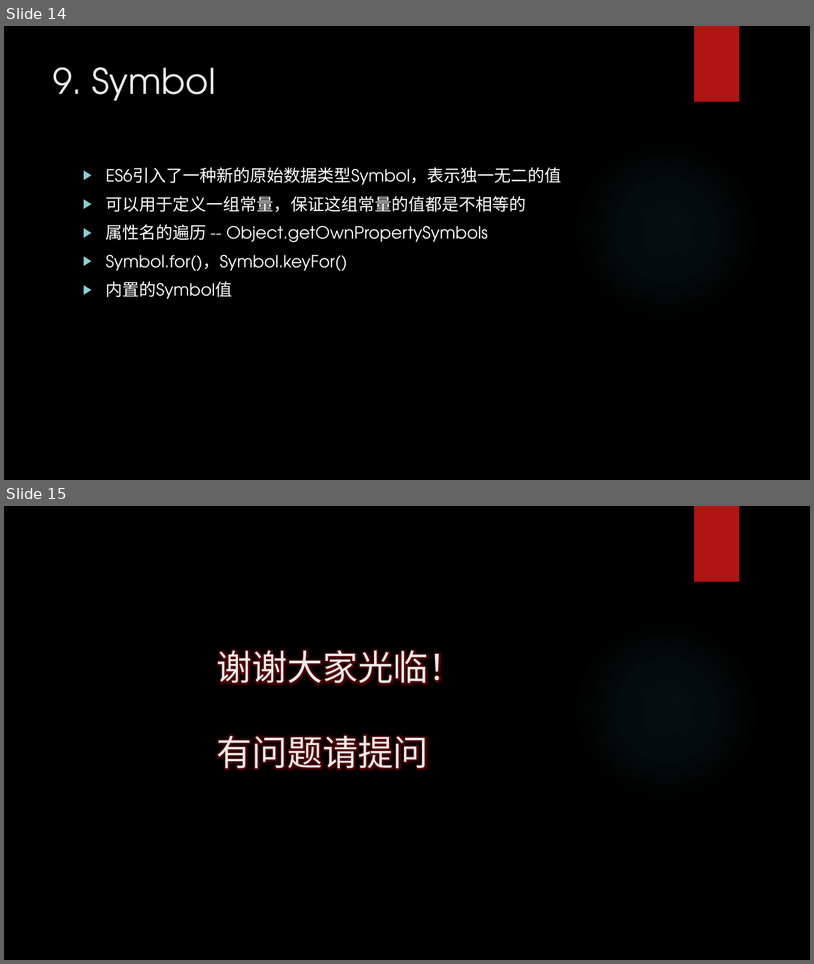
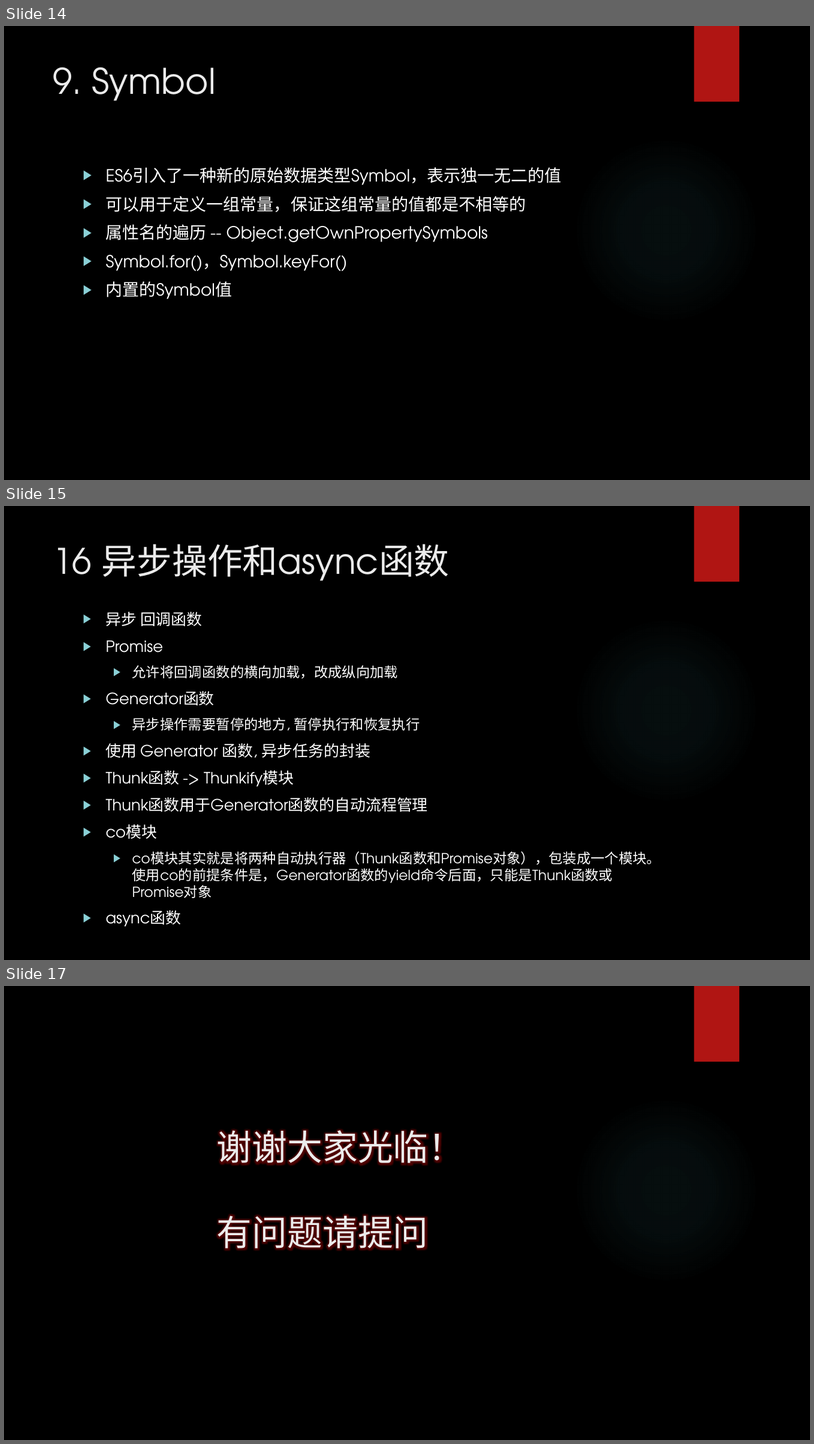
Before and after one commit to Edward-Li/Babel-ES6-Lessons, a slide deck: ES6 .pptx. Shown one above the other, each under a label of ours: slides 14 and 15 before the commit, slides 14, 15 and 17 after it; the slides between them are not shown. The pictures are 814x964 and 814x1444 pixels, drawn with LibreOffice and Linux fonts; fonts in the diff are those of the drawing; background and template pictures are left out. Boxes give left, top, right and bottom in pixels: in the first picture for what was removed or moved away, otherwise in the second. Text is boxed around its words. In the diff, an @@ line names an element or a change of style, - is before the commit and + after.

```diff
--- a/ES6 .pptx
+++ b/ES6 .pptx
@@ slide 15 added at (x1=4, y1=506, x2=810, y2=960), background picture (left out); not listed: 2 template elements that a slide beside it also shows @@
@@ title added at (x1=53, y1=544, x2=450, y2=581), 42 pt, text #EBEBEB @@
+16 异步操作和async函数
@@ text added at (x1=106, y1=612, x2=661, y2=926), 16.6 pt, text #FFFFFF @@
+▶ 异步 回调函数
+▶ Promise
+  ▶ 允许将回调函数的横向加载，改成纵向加载
+▶ Generator函数
+  ▶ 异步操作需要暂停的地方, 暂停执行和恢复执行
+▶ 使用 Generator 函数, 异步任务的封装
+▶ Thunk函数 -> Thunkify模块
+▶ Thunk函数用于Generator函数的自动流程管理
+▶ co模块
+  ▶ co模块其实就是将两种自动执行器（Thunk函数和Promise对象），包装成一个模块。使用co的前提条件是，Generator函数的yield命令后面，只能是Thunk函数或Promise对象
+▶ async函数
@@ what was slide 15 is now slide 17 @@
```
Also in this commit, not shown: 1 other slide added, 23 other files.
